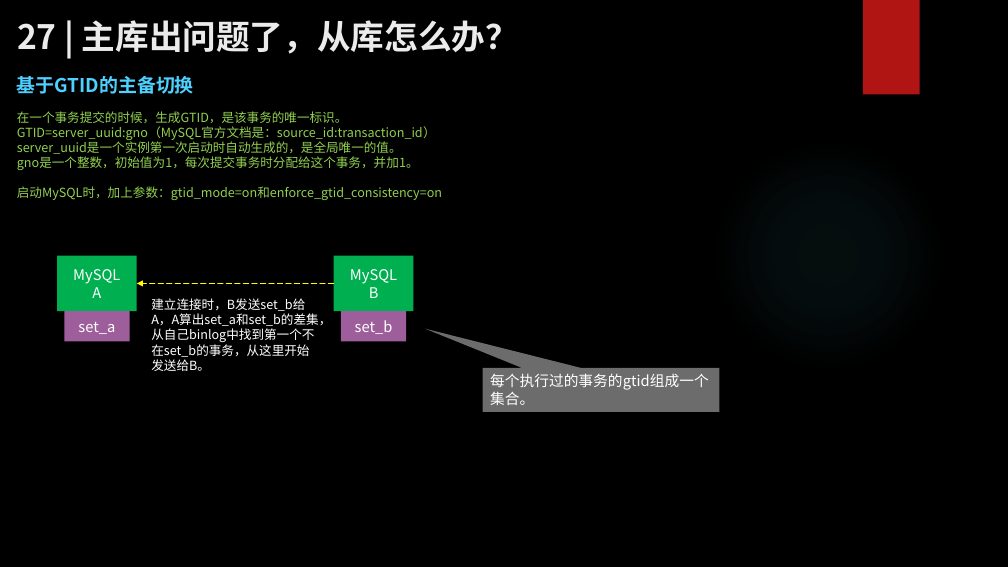
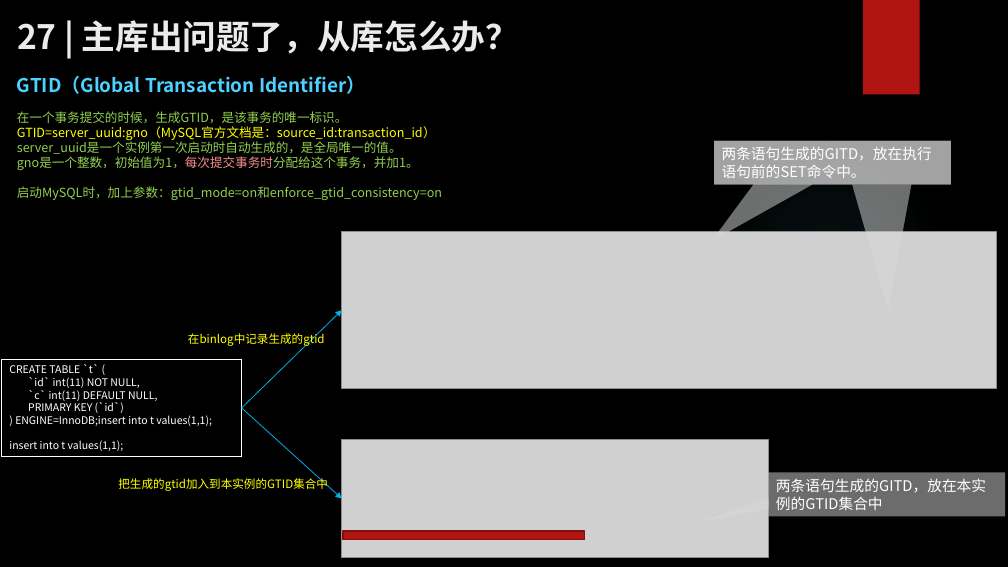
Before and after one commit to zhangkekf/reading-notes, a slide deck: slide 3 of MySQL整理/27主库出问题了，从库怎么办？.pptx. Drawn at 1008x567 pixels with LibreOffice and Linux fonts; fonts in the diff are those of the drawing; grey boxes stand for pictures; background and template pictures are left out. Boxes give left, top, right and bottom in pixels: in the first picture for what was removed or moved away, otherwise in the second. Text is boxed around its words. In the diff, an @@ line names an element or a change of style, - is before the commit and + after.

```diff
--- a/MySQL整理/27主库出问题了，从库怎么办？.pptx
+++ b/MySQL整理/27主库出问题了，从库怎么办？.pptx
@@ text at <box>17,76,365,94</box>: text changed @@
-基于GTID的主备切换
+GTID（Global Transaction Identifier）
@@ text at <box>17,126,436,170</box>: text colour #92D050 to #FFFF00 in "GTID=server_uuid:gno（MySQL官方文档是：source_id:transaction_id）"; text colour #92D050 to #F38F8D in "gno是一个整数，初始值为1，每次提交事务时分配给这个事务，并加1。" @@
@@ speech box added at <box>715,141,951,185</box>, fill #D9D9D9 at 50% opacity @@
@@ speech box added at <box>715,141,951,185</box>, fill #D9D9D9 at 50% opacity, 14 pt, text #FFFFFF @@
+两条语句生成的GITD，放在执行语句前的SET命令中。
@@ picture added at <box>342,232,996,389</box> @@
@@ rectangle removed at <box>57,256,136,312</box> @@
-MySQL
-A
@@ rectangle removed at <box>333,256,413,312</box> @@
-MySQL
-B
@@ arrow removed from (333, 284) to (137, 284) @@
@@ text removed at <box>151,298,331,371</box> @@
-建立连接时，B发送set_b给A，A算出set_a和set_b的差集，从自己binlog中找到第一个不在set_b的事务，从这里开始发送给B。
@@ rectangle removed at <box>64,312,129,342</box> @@
-set_a
@@ arrow added from (242, 408) to (342, 310), #00B0F0 0.75 pt @@
@@ rectangle removed at <box>341,312,406,342</box> @@
-set_b
@@ text added at <box>188,331,325,347</box>, 11 pt, text #FFFF00 @@
+在binlog中记录生成的gtid
@@ rectangle added at <box>2,360,242,457</box>, outline #FFFFFF 0.75 pt, 10 pt, text #FFFFFF @@
+CREATE TABLE `t` (
+`id` int(11) NOT NULL,
+`c` int(11) DEFAULT NULL,
+PRIMARY KEY (`id`)
+) ENGINE=InnoDB;insert into t values(1,1);
+insert into t values(1,1);
@@ speech box removed at <box>483,368,720,412</box> @@
-每个执行过的事务的gtid组成一个集合。
@@ arrow added from (242, 408) to (342, 499), #00B0F0 0.75 pt @@
@@ picture added at <box>342,439,768,558</box> @@
@@ text added at <box>118,476,327,491</box>, 11 pt, text #FFFF00 @@
+把生成的gtid加入到本实例的GTID集合中
@@ speech box added at <box>769,473,1006,516</box>, fill #D9D9D9 at 50% opacity, 14 pt, text #FFFFFF @@
+两条语句生成的GITD，放在本实例的GTID集合中
@@ rectangle added at <box>343,531,585,540</box>, fill #B01513, outline #82100E 1.5 pt @@
```
Also in this commit, not shown: 1 other slide changed, 1 slide added, 7 other files.
